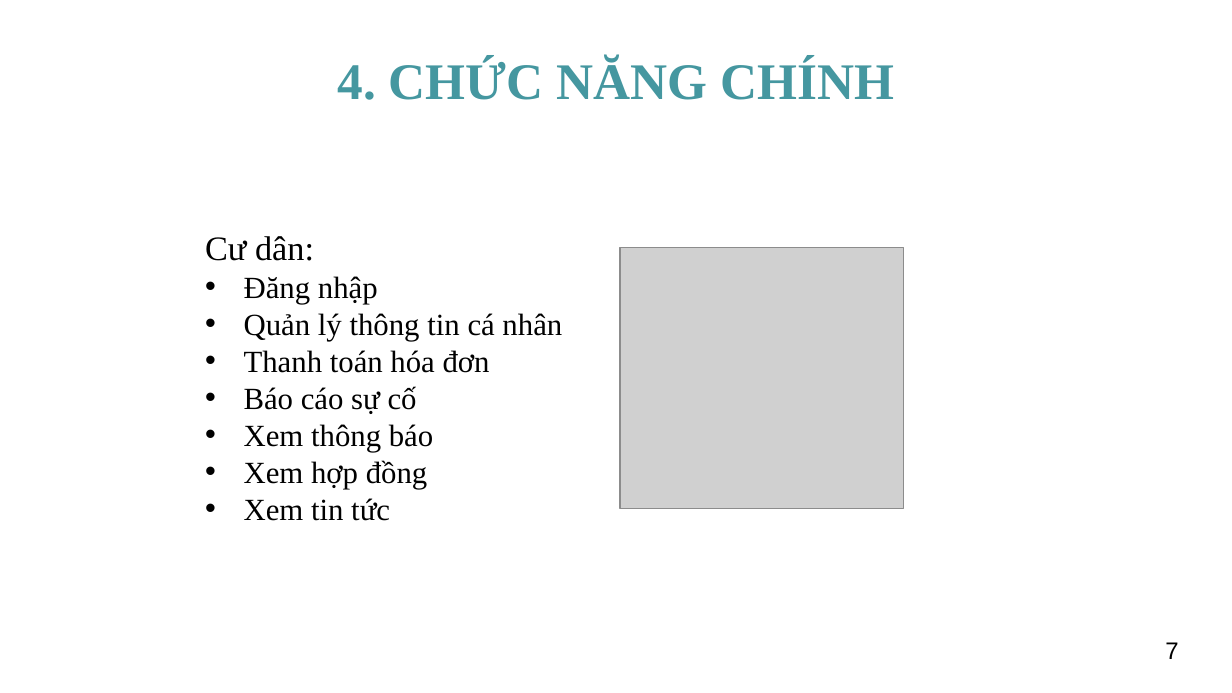
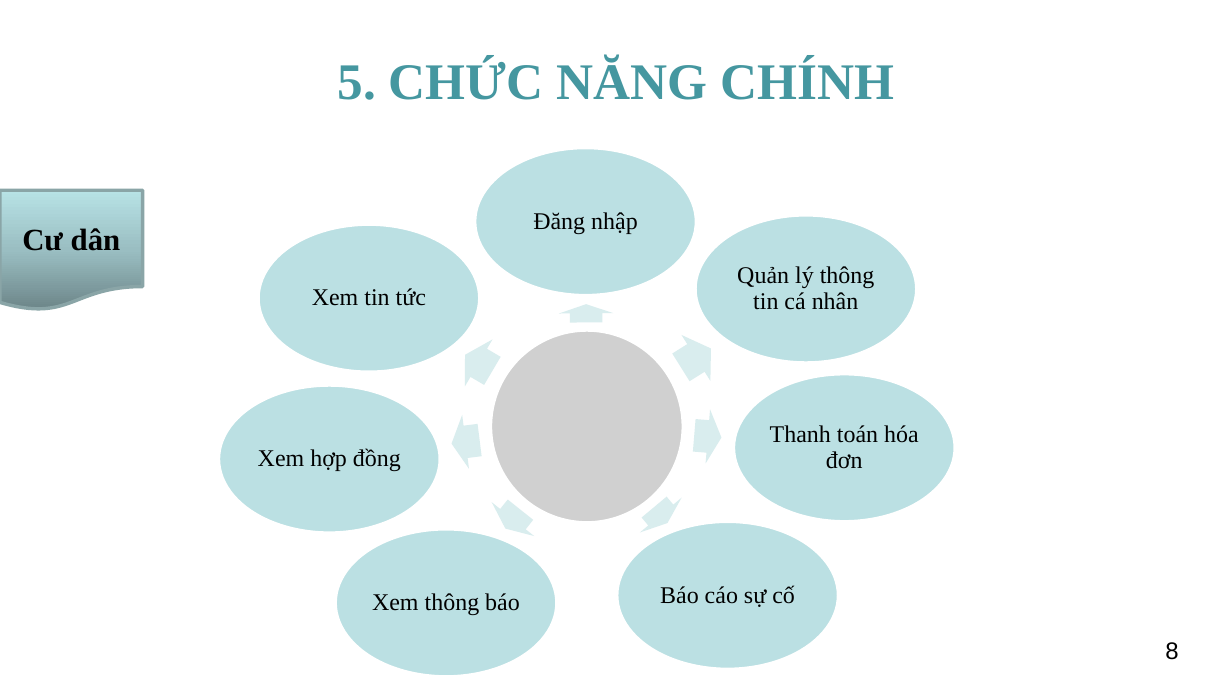
Before and after one commit to NguyenChienThangB1910143/QL_ChungCy, a slide deck: slide 8 of LCTN/B1910143_NguyenChienThang.pptx (slide 7 before the commit). Drawn at 1232x693 pixels with LibreOffice and Linux fonts; fonts in the diff are those of the drawing; grey boxes stand for pictures; background and template pictures are left out. Boxes give left, top, right and bottom in pixels: in the first picture for what was removed or moved away, otherwise in the second. Text is boxed around its words. In the diff, an @@ line names an element or a change of style, - is before the commit and + after.

```diff
--- a/LCTN/B1910143_NguyenChienThang.pptx
+++ b/LCTN/B1910143_NguyenChienThang.pptx
@@ title at [337,59,894,100]: text changed @@
-4. CHỨC NĂNG CHÍNH
+5. CHỨC NĂNG CHÍNH
@@ flow chart document added at [0,190,143,309], fill gradient #6D8688 to #9BBFC2 to #B8E3E6, outline #8AA6A8 2 pt, 18 pt, text #000000, bold @@
+Cư dân
@@ text removed at [205,236,562,521] @@
-Cư dân:
-• Đăng nhập
-• Quản lý thông tin cá nhân
-• Thanh toán hóa đơn
-• Báo cáo sự cố
-• Xem thông báo
-• Xem hợp đồng
-• Xem tin tức
@@ picture removed at [620,248,903,509] @@
@@ group added at [218,148,955,676]: 7 right arrows, 7 ellipses, 7 texts, 1 picture @@
+Đăng nhập
+Quản lý thông tin cá nhân
+Thanh toán hóa đơn
+Báo cáo sự cố
+Xem thông báo
+Xem hợp đồng
+Xem tin tức
@@ page number at [1165,642,1178,660]: text changed @@
-7
+8
```
Also in this commit, not shown: 9 other slides changed, 1 slide added, 14 other files.
